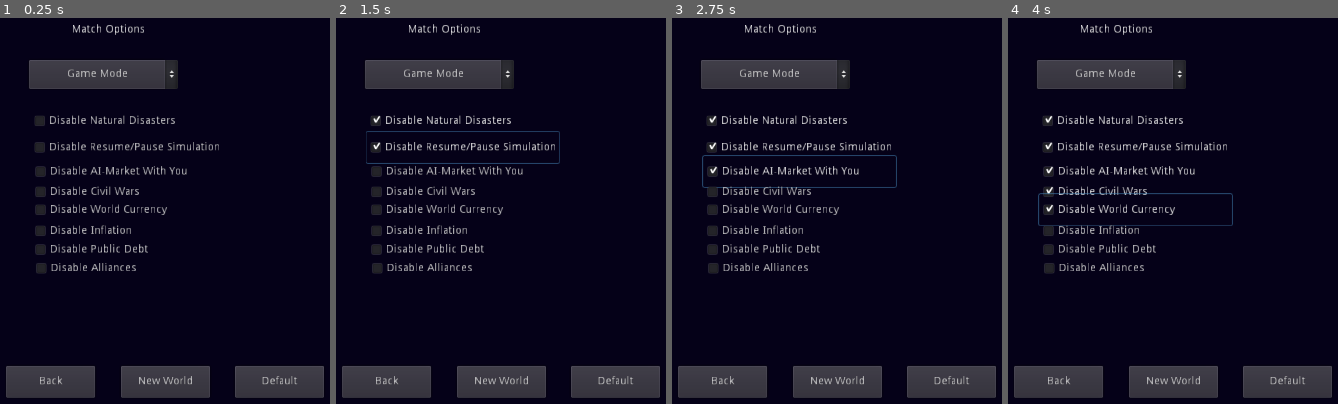
Above: before the commit, frames 1-4 (left to right).
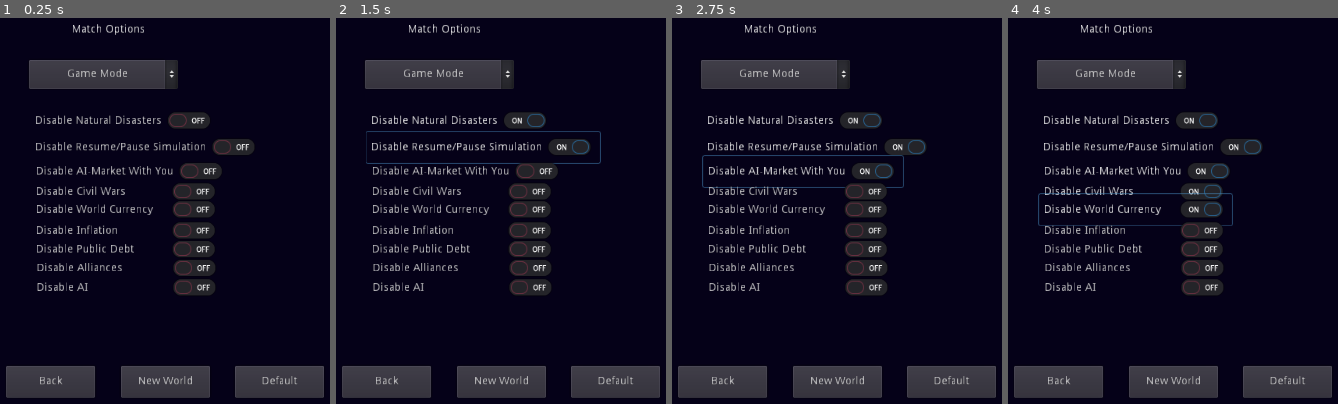
Above: after the commit, the same moments.

Repository: hardBSDk/onion_edge
Game: Godot game, scene res://Scenes/NewWorld.tscn
Same seed, same stepped clock (60 frames per second), same inputs: the game is played once before the commit and once after it. This scene is started directly instead of the project's main scene.
Inputs:
- Up to frame 1 (0.25 s): no input
- Up to frame 2 (1.5 s): click "Disable Natural Disasters" at 0.5 s; click "Disable Resume/Pause Simulati…" at 1.25 s
- Up to frame 3 (2.75 s): click "Disable AI-Market With You" at 2 s
- Up to frame 4 (4 s): click "Disable Civil Wars" at 2.75 s; click "Disable World Currency" at 3.5 s

The runs differ from the first frame. In frame 1, 8.4% of the frame differs, in the area x 10-77%, y 24-72%; in frame 2, 8.6%, in the area x 10-81%, y 24-72%; in frame 3, 8.6%; in frame 4, 8.5%.

Commit message:
Update scenes
Attack buttons and checkbox changes.

Diff:
--- a/Scenes/Main.tscn
+++ b/Scenes/Main.tscn
@@ -608,6 +608,66 @@
 margin_bottom = 260.0
 text = "Recruit Captured Soldiers"
 
+[node name="SoldiersAttack" type="Button" parent="UI/Army"]
+margin_left = 74.0
+margin_top = -196.0
+margin_right = 186.0
+margin_bottom = -156.0
+text = "Attack With Soldiers"
+
+[node name="SoldiersAttackQuantity" type="HSlider" parent="UI/Army"]
+margin_left = 226.0
+margin_top = -189.0
+margin_right = 413.0
+margin_bottom = -162.0
+
+[node name="AutomaticSoldiersAttack" type="CheckButton" parent="UI/Army"]
+margin_left = 418.0
+margin_top = -194.0
+margin_right = 564.0
+margin_bottom = -154.0
+text = "Automatic"
+
+[node name="ShipAttack" type="Button" parent="UI/Army"]
+margin_left = 72.0
+margin_top = -144.0
+margin_right = 184.0
+margin_bottom = -104.0
+text = "Attack With Ships"
+
+[node name="ShipsAttackQuantity" type="HSlider" parent="UI/Army"]
+margin_left = 206.0
+margin_top = -138.0
+margin_right = 393.0
+margin_bottom = -111.0
+
+[node name="AutomaticShipsAttack" type="CheckButton" parent="UI/Army"]
+margin_left = 405.0
+margin_top = -149.0
+margin_right = 551.0
+margin_bottom = -109.0
+text = "Automatic"
+
+[node name="PlaneAttack" type="Button" parent="UI/Army"]
+margin_left = 73.0
+margin_top = -92.0
+margin_right = 185.0
+margin_bottom = -52.0
+text = "Attack With Planes"
+
+[node name="PlanesAttackQuantity" type="HSlider" parent="UI/Army"]
+margin_left = 211.0
+margin_top = -83.0
+margin_right = 398.0
+margin_bottom = -56.0
+
+[node name="AutomaticPlanesAttack" type="CheckButton" parent="UI/Army"]
+margin_left = 411.0
+margin_top = -91.0
+margin_right = 557.0
+margin_bottom = -51.0
+text = "Automatic"
+
 [node name="WorldTab" type="Button" parent="UI"]
 visible = false
 margin_left = 5.0
--- a/Scenes/NewWorld.tscn
+++ b/Scenes/NewWorld.tscn
@@ -47,58 +47,65 @@
 text = "Game Mode"
 align = 1
 
-[node name="DisableDisasters" type="CheckBox" parent="."]
+[node name="DisableDisasters" type="CheckButton" parent="."]
 margin_left = 76.0
 margin_top = 167.0
 margin_right = 250.0
 margin_bottom = 207.0
 text = "Disable Natural Disasters"
 
-[node name="DisablePause" type="CheckBox" parent="."]
+[node name="DisablePause" type="CheckButton" parent="."]
 margin_left = 76.0
 margin_top = 201.0
 margin_right = 266.0
 margin_bottom = 241.0
 text = "Disable Resume/Pause Simulation"
 
-[node name="DisableAIMarket" type="CheckBox" parent="."]
+[node name="DisableAIMarket" type="CheckButton" parent="."]
 margin_left = 77.0
 margin_top = 232.0
 margin_right = 324.0
 margin_bottom = 272.0
 text = "Disable AI-Market With You"
 
-[node name="DisableCWars" type="CheckBox" parent="."]
+[node name="DisableCWars" type="CheckButton" parent="."]
 margin_left = 77.0
 margin_top = 258.0
 margin_right = 324.0
 margin_bottom = 298.0
 text = "Disable Civil Wars"
 
-[node name="DisableWCurrency" type="CheckBox" parent="."]
+[node name="DisableWorldCurrency" type="CheckButton" parent="."]
 margin_left = 77.0
 margin_top = 281.0
 margin_right = 324.0
 margin_bottom = 321.0
 text = "Disable World Currency"
 
-[node name="DisableInflation" type="CheckBox" parent="."]
+[node name="DisableInflation" type="CheckButton" parent="."]
 margin_left = 77.0
 margin_top = 308.0
 margin_right = 324.0
 margin_bottom = 348.0
 text = "Disable Inflation"
 
-[node name="DisableDebt" type="CheckBox" parent="."]
+[node name="DisableDebt" type="CheckButton" parent="."]
 margin_left = 77.0
 margin_top = 332.0
 margin_right = 324.0
 margin_bottom = 372.0
 text = "Disable Public Debt"
 
-[node name="DisableAlliance" type="CheckBox" parent="."]
+[node name="DisableAlliances" type="CheckButton" parent="."]
 margin_left = 78.0
 margin_top = 356.0
 margin_right = 325.0
 margin_bottom = 396.0
 text = "Disable Alliances"
+
+[node name="DisableAI" type="CheckButton" parent="."]
+margin_left = 78.0
+margin_top = 381.0
+margin_right = 325.0
+margin_bottom = 421.0
+text = "Disable AI"
--- a/Scenes/Settings.tscn
+++ b/Scenes/Settings.tscn
@@ -16,7 +16,7 @@
 margin_bottom = 549.0
 text = "Back"
 
-[node name="Fullscreen" type="CheckBox" parent="."]
+[node name="Fullscreen" type="CheckButton" parent="."]
 margin_left = 37.0
 margin_top = 386.0
 margin_right = 173.0
